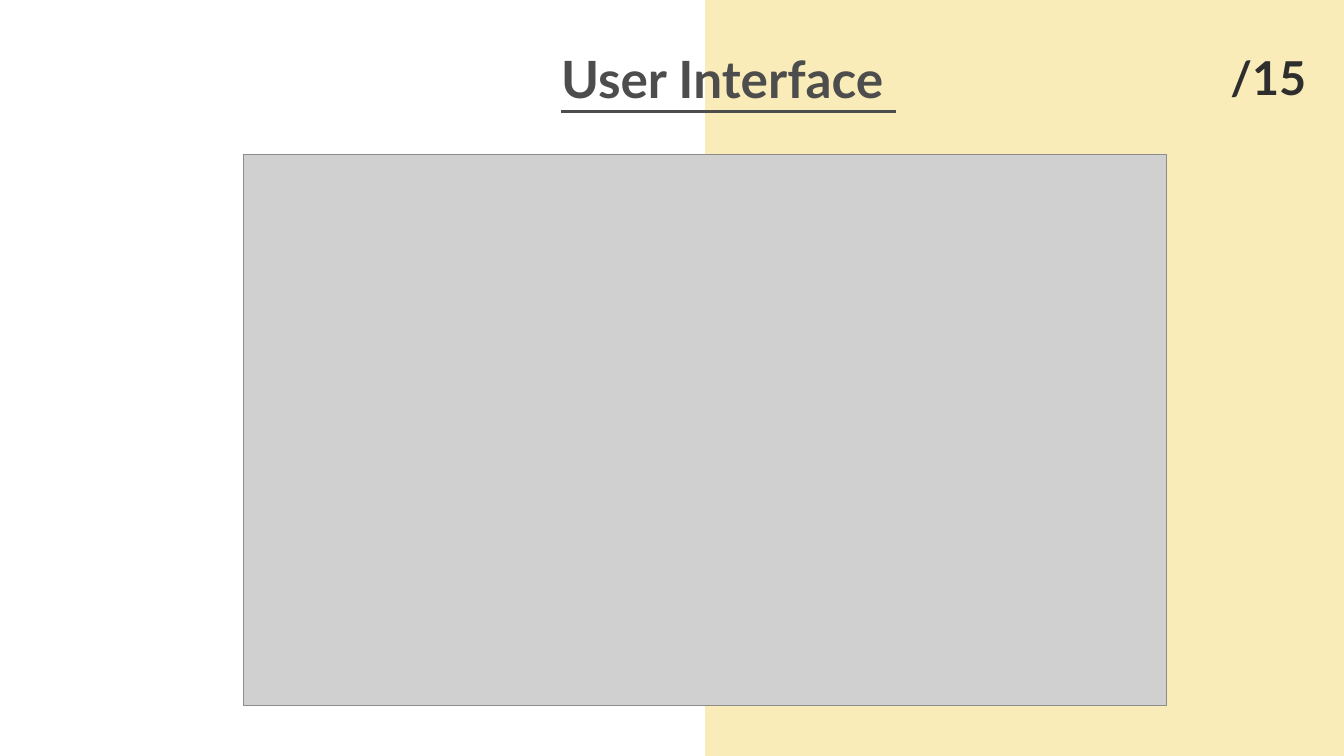
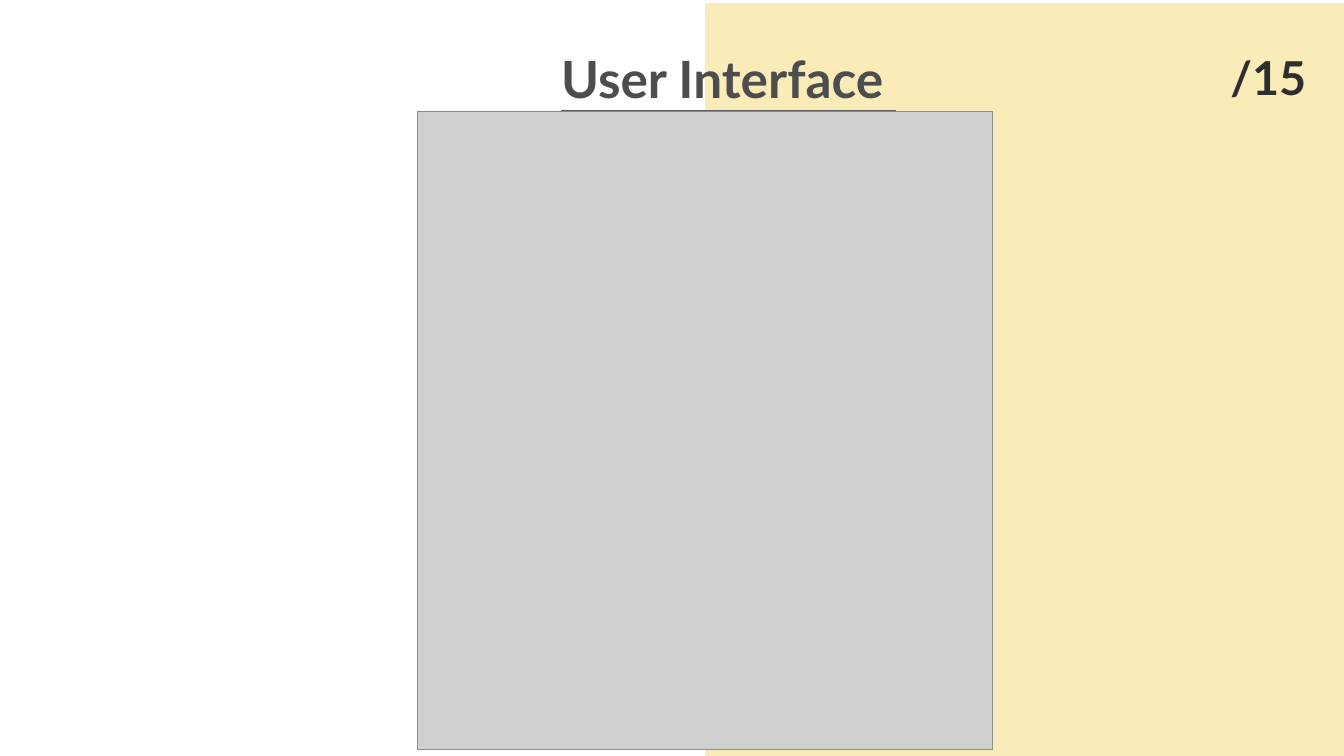
Before and after one commit to SadiaImran/PodVerse, a slide deck: slide 15 of docs/60%/PodVerse-60%-PPT.pptx. Drawn at 1344x756 pixels with LibreOffice and Linux fonts; fonts in the diff are those of the drawing; grey boxes stand for pictures. Boxes give left, top, right and bottom in pixels: in the first picture for what was removed or moved away, otherwise in the second. Text is boxed around its words. In the diff, an @@ line names an element or a change of style, - is before the commit and + after.

```diff
--- a/docs/60%/PodVerse-60%-PPT.pptx
+++ b/docs/60%/PodVerse-60%-PPT.pptx
@@ freeform shape at (x1=705, y1=3, x2=1344, y2=756): outline redrawn @@
@@ picture resized from (x1=244, y1=154, x2=1167, y2=706) to (x1=417, y1=111, x2=993, y2=749) @@
```
Also in this commit, not shown: 6 other slides changed, 9 slides added.
